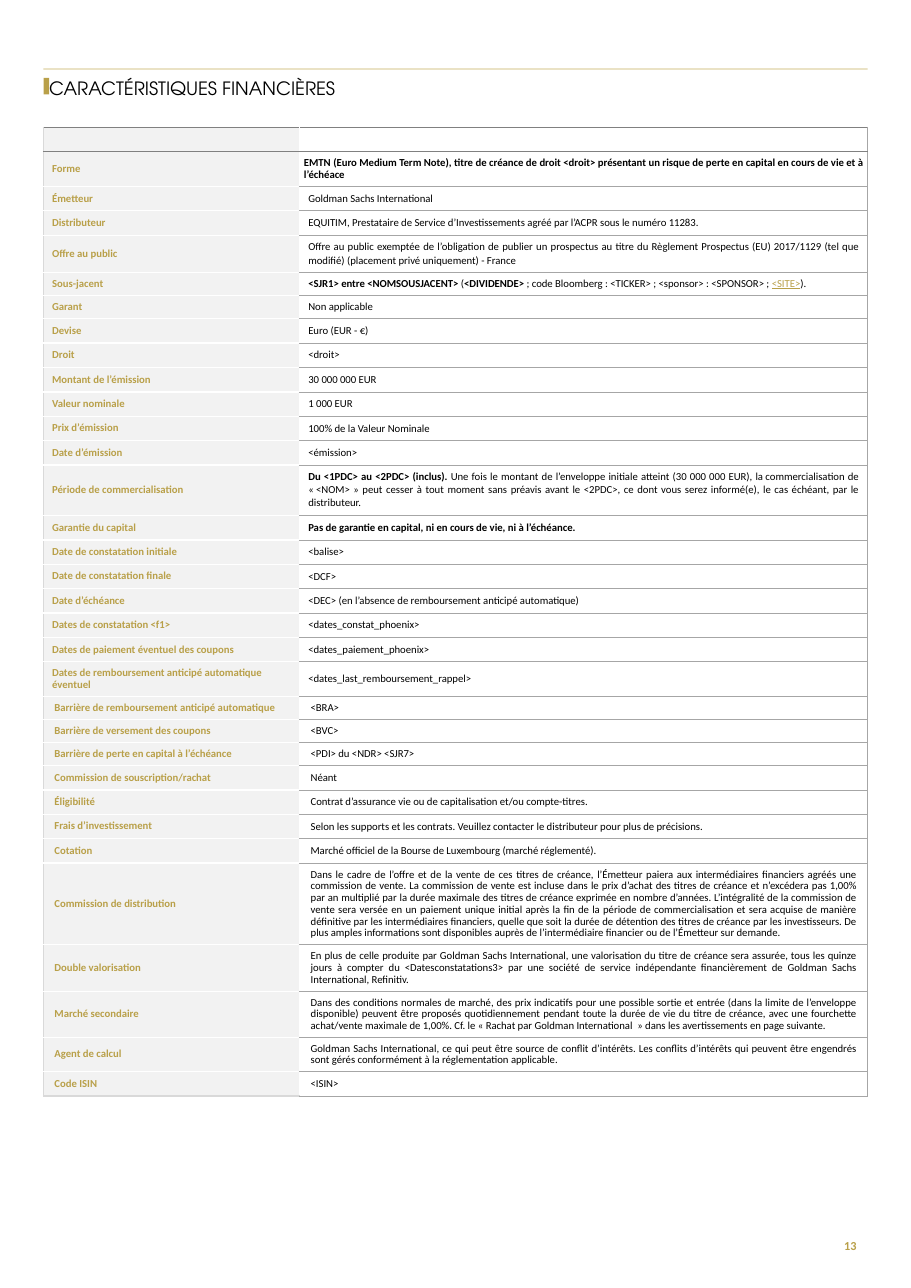
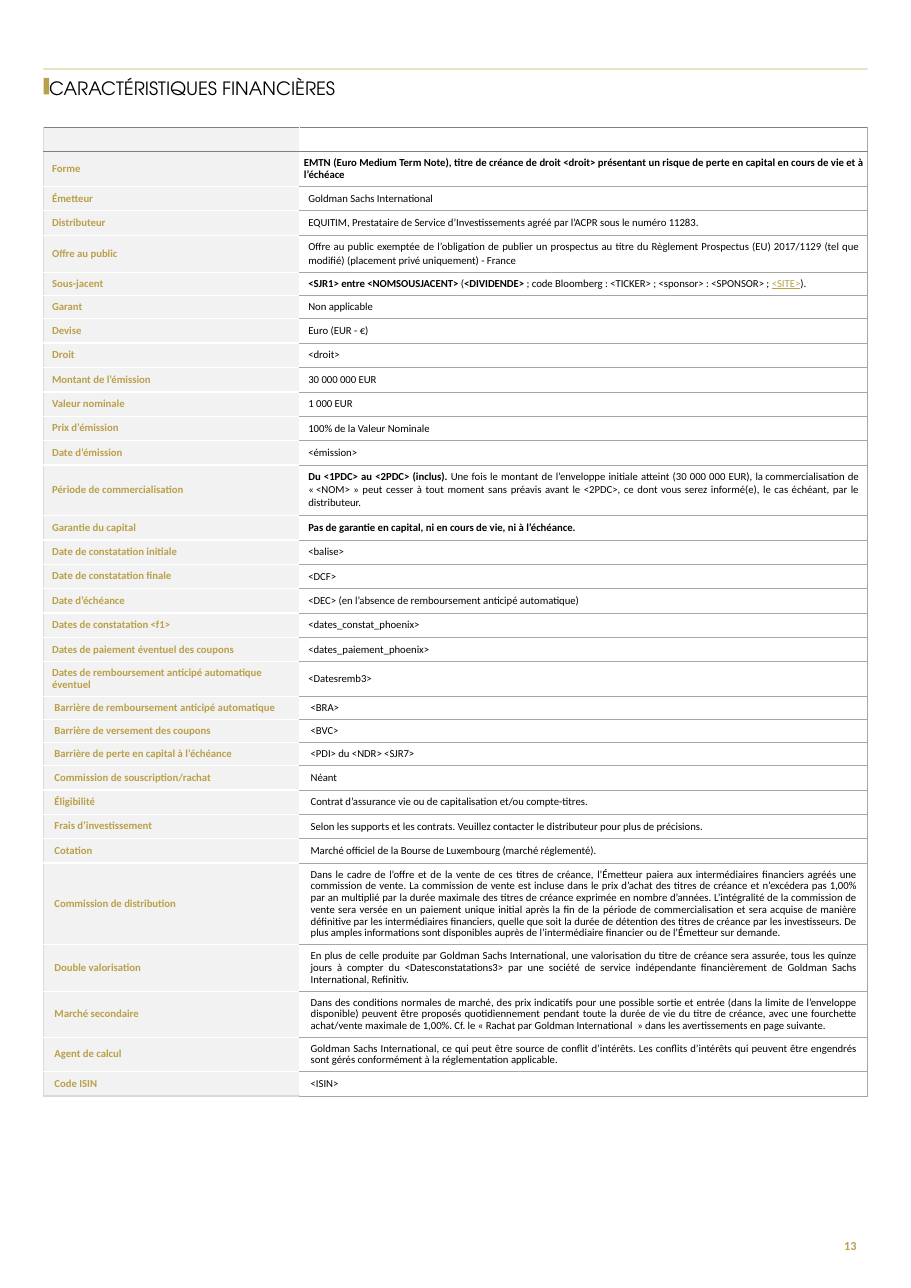
Before and after one commit to guillaumejacquin/Moulinette_Brochure_Equitim, a slide deck: slide 13 of Templates/goldman sachs International.pptx. Drawn at 911x1288 pixels with LibreOffice and Linux fonts; fonts in the diff are those of the drawing; background and template pictures are left out. Boxes give left, top, right and bottom in pixels: in the first picture for what was removed or moved away, otherwise in the second. Text is boxed around its words. In the diff, an @@ line names an element or a change of style, - is before the commit and + after.

```diff
--- a/Templates/goldman sachs International.pptx
+++ b/Templates/goldman sachs International.pptx
@@ table at (43, 102, 867, 1105) @@
-row 22, column 2: <dates_last_remboursement_rappel>
+row 22, column 2: <Datesremb3>
```
Also in this commit, not shown: 1 other slide changed, 57 other files.
